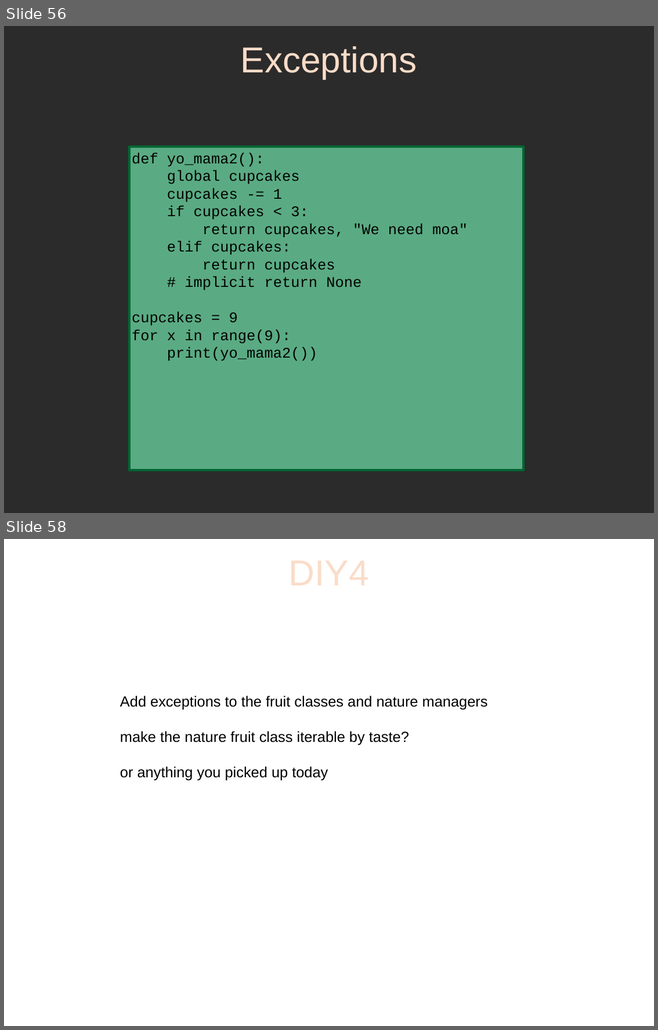
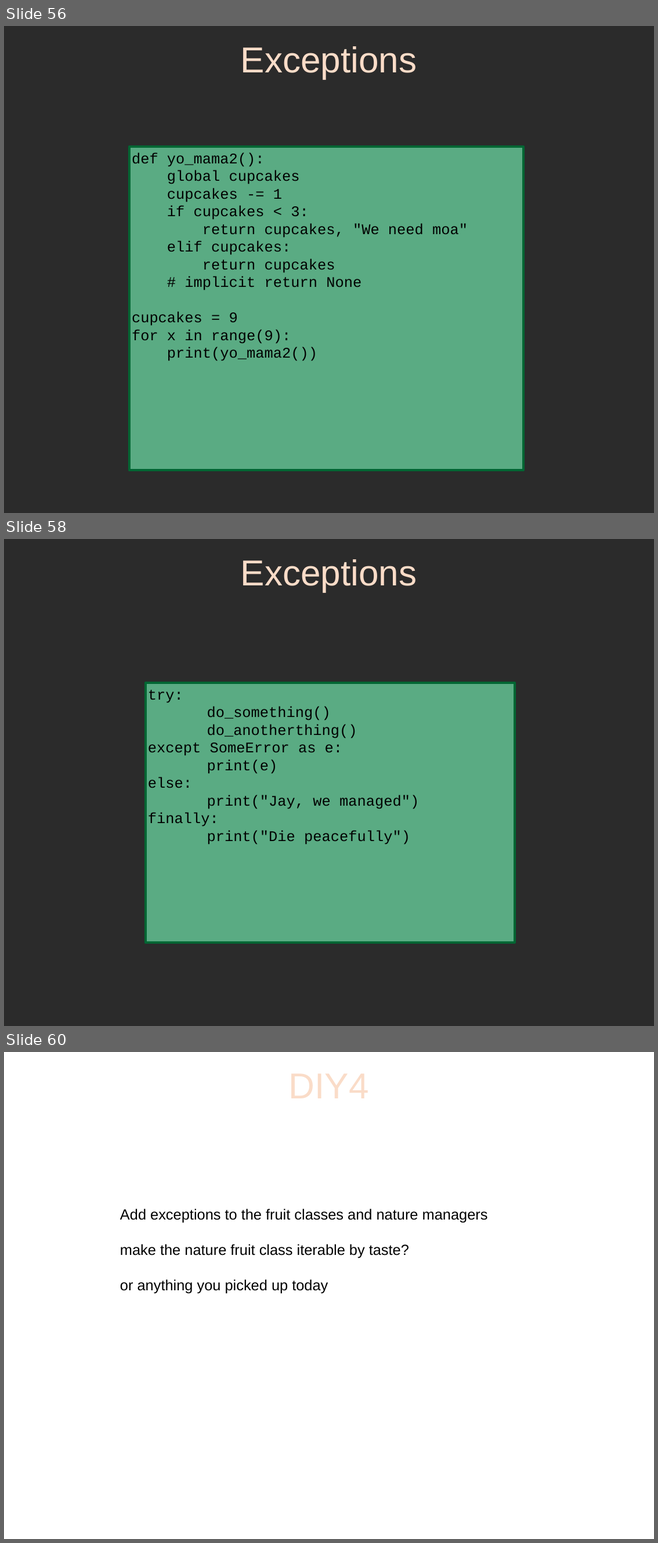
Before and after one commit to sphaero/workshops, a slide deck: PythonFu/presentation.odp. Shown one above the other, each under a label of ours: slides 56 and 58 before the commit, slides 56, 58 and 60 after it; the slides between them are not shown. The pictures are 658x1030 and 658x1543 pixels, drawn with LibreOffice and Linux fonts; fonts in the diff are those of the drawing; background and template pictures are left out; a plain dark background stands for a picture behind light text. Boxes give left, top, right and bottom in pixels: in the first picture for what was removed or moved away, otherwise in the second. Text is boxed around its words. In the diff, an @@ line names an element or a change of style, - is before the commit and + after.

Commit message:
exceptions syntax

```diff
--- a/PythonFu/presentation.odp
+++ b/PythonFu/presentation.odp
@@ slide 58 added at [4, 539, 654, 1026], background picture (left out) @@
@@ title added at [241, 559, 416, 592], 44 pt, text #FADCC8 @@
+Exceptions
@@ rectangle added at [146, 683, 514, 943], fill #66CC99 at 80% opacity, outline #006633 2.89 pt, 18 pt, text #000000 @@
+try:
+do_something()
+do_anotherthing()
+except SomeError as e:
+print(e)
+else:
+print("Jay, we managed")
+finally:
+print("Die peacefully")
@@ what was slide 58 is now slide 60 @@
```
Also in this commit, not shown: 1 slide changed, 1 other slide added.
